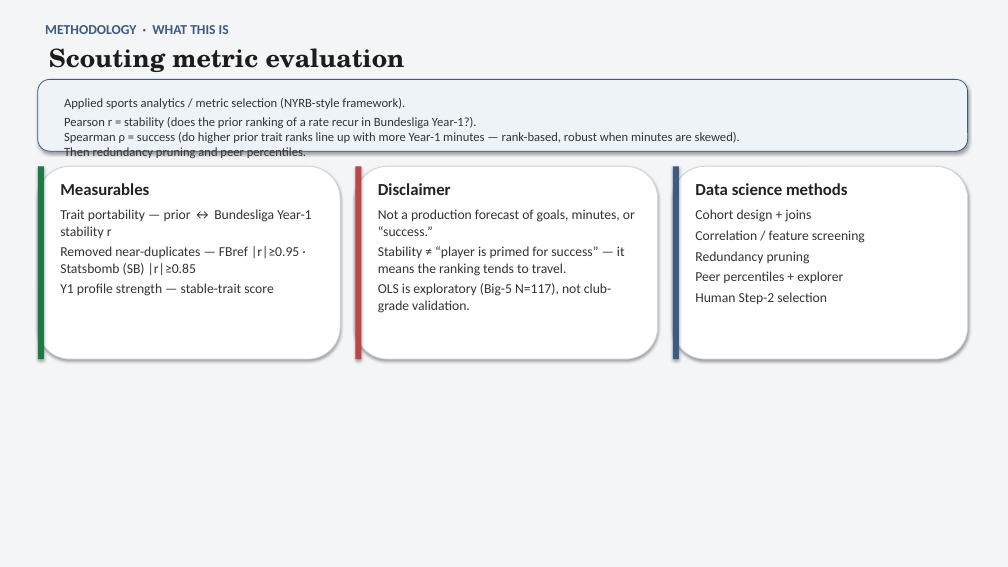
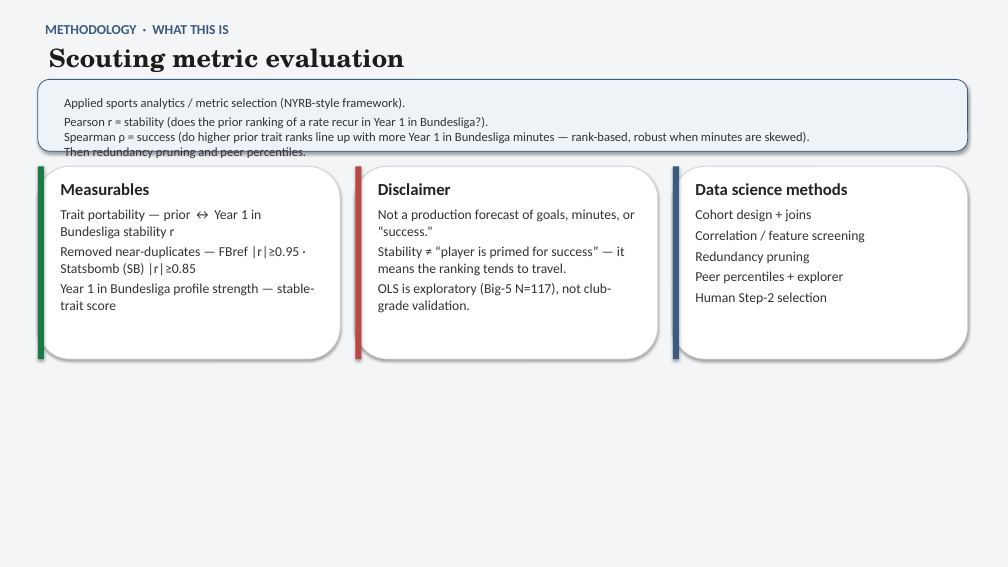
Before and after one commit to colbymorris08/bundesliga-transfer-traits, a slide deck: slide 4 of bundesliga_transfer_traits.pptx. Drawn at 1008x567 pixels with LibreOffice and Linux fonts; fonts in the diff are those of the drawing. Boxes give left, top, right and bottom in pixels: in the first picture for what was removed or moved away, otherwise in the second. Text is boxed around its words. In the diff, an @@ line names an element or a change of style, - is before the commit and + after.

```diff
--- a/bundesliga_transfer_traits.pptx
+++ b/bundesliga_transfer_traits.pptx
@@ text at [64, 117, 810, 143]: text changed @@
-Pearson r = stability (does the prior ranking of a rate recur in Bundesliga Year-1?).
-Spearman ρ = success (do higher prior trait ranks line up with more Year-1 minutes — rank-based, robust when minutes are skewed).
+Pearson r = stability (does the prior ranking of a rate recur in Year 1 in Bundesliga?).
+Spearman ρ = success (do higher prior trait ranks line up with more Year 1 in Bundesliga minutes — rank-based, robust when minutes are skewed).
@@ text at [60, 209, 261, 239]: text changed @@
-Trait portability — prior ↔ Bundesliga Year-1 stability r
+Trait portability — prior ↔ Year 1 in Bundesliga stability r
@@ text at [60, 283, 314, 296]: text changed @@
-Y1 profile strength — stable-trait score
+Year 1 in Bundesliga profile strength — stable-trait score
```
Also in this commit, not shown: 18 other slides changed, 4 other files.
